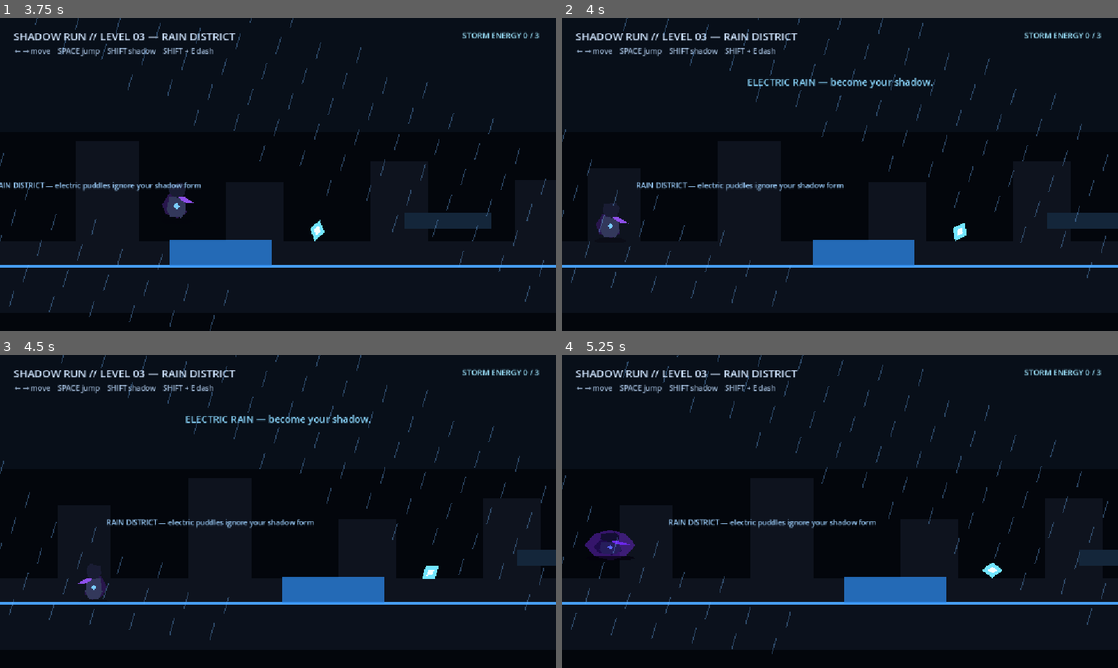
Above: before the commit, frames 1-4 (two rows, left to right).
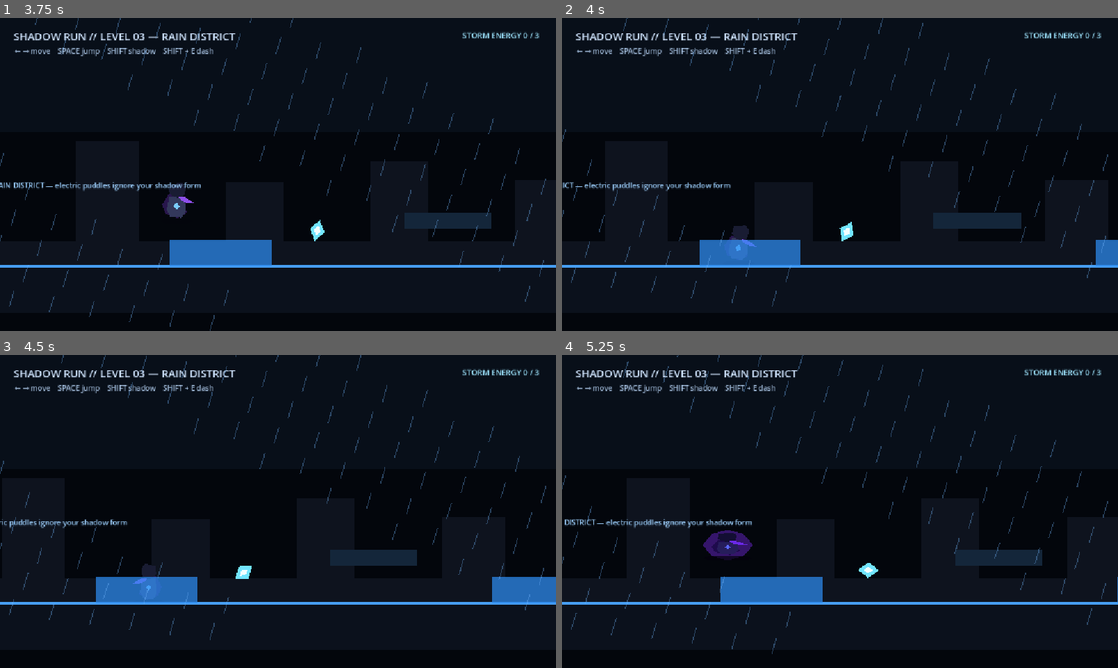
Above: after the commit, the same moments.

Repository: Yass29/shadow-run
Game: Godot game, scene res://level3.tscn
Same seed, same stepped clock (60 frames per second), same inputs: the game is played once before the commit and once after it. This scene is started directly instead of the project's main scene.
Inputs:
- Up to frame 1 (3.75 s): tap Enter (ui_accept) at 0.5, 1.52, 1.55, 1.82, 2.3, 3.02, 3.05, 3.32 s; hold Enter (ui_accept) 0.53-1.28 s; hold Right (ui_right) 0.53-2.03 s; tap R at 1.35 s; hold Left (ui_left) 2.03-2.78 s; hold Shift 2.03-2.78 s; hold Right (ui_right) from 2.78 s (still down); tap E at 2.85 s; hold Enter (ui_accept) from 3.53 s (still down)
- Up to frame 2 (4 s): keep holding Right (ui_right); keep holding Enter (ui_accept)
- Up to frame 3 (4.5 s): release Right (ui_right) at 4.28 s; release Enter (ui_accept) at 4.28 s; hold Left (ui_left) from 4.28 s (still down); tap R at 4.35 s
- Up to frame 4 (5.25 s): tap Enter (ui_accept) at 4.52, 4.55, 4.82 s; release Left (ui_left) at 5.03 s; hold Right (ui_right) from 5.03 s (still down); hold Shift from 5.03 s (still down)

Frame 1 is identical in both runs. In frame 2, 6.2% of the frame differs, in the area x 0-100%, y 19-79%; in frame 3, 6.7%; in frame 4, 6.2%.

Commit message:
Make storm fields punish shadow form

Diff:
--- a/storm_field.gd
+++ b/storm_field.gd
@@ -9,12 +9,15 @@
 	if cooldown or not body is CharacterBody2D:
 		return
 
-	if bool(body.get("is_shadow")):
+	# Electric storm fields are dangerous specifically to the shadow form.
+	# This forces the player to switch back to normal form instead of
+	# staying in shadow through the whole level.
+	if not bool(body.get("is_shadow")):
 		return
 
 	cooldown = true
 	var level := get_parent()
 	if level.has_method("respawn_player"):
-		level.respawn_player("ELECTRIC RAIN — become your shadow.")
+		level.respawn_player("SHADOW OVERLOAD — return to normal form.")
 	await get_tree().create_timer(0.6).timeout
 	cooldown = false
